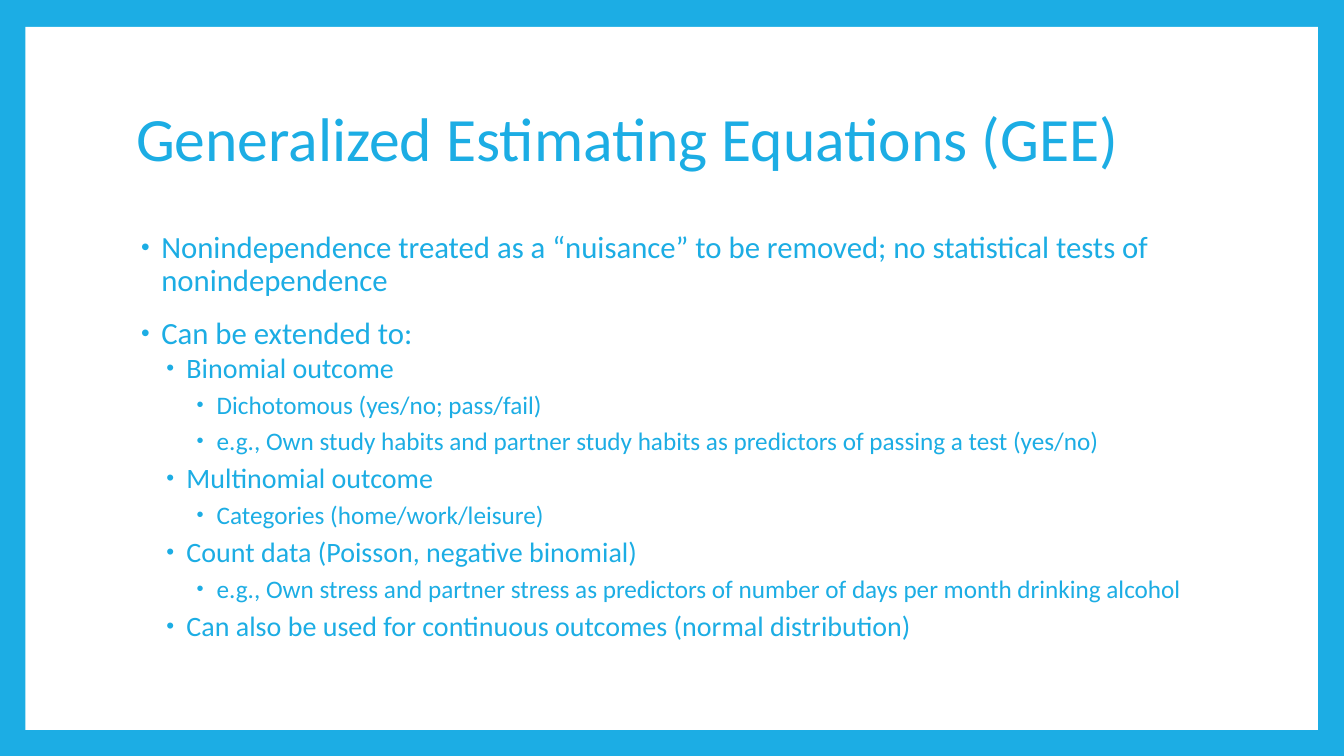
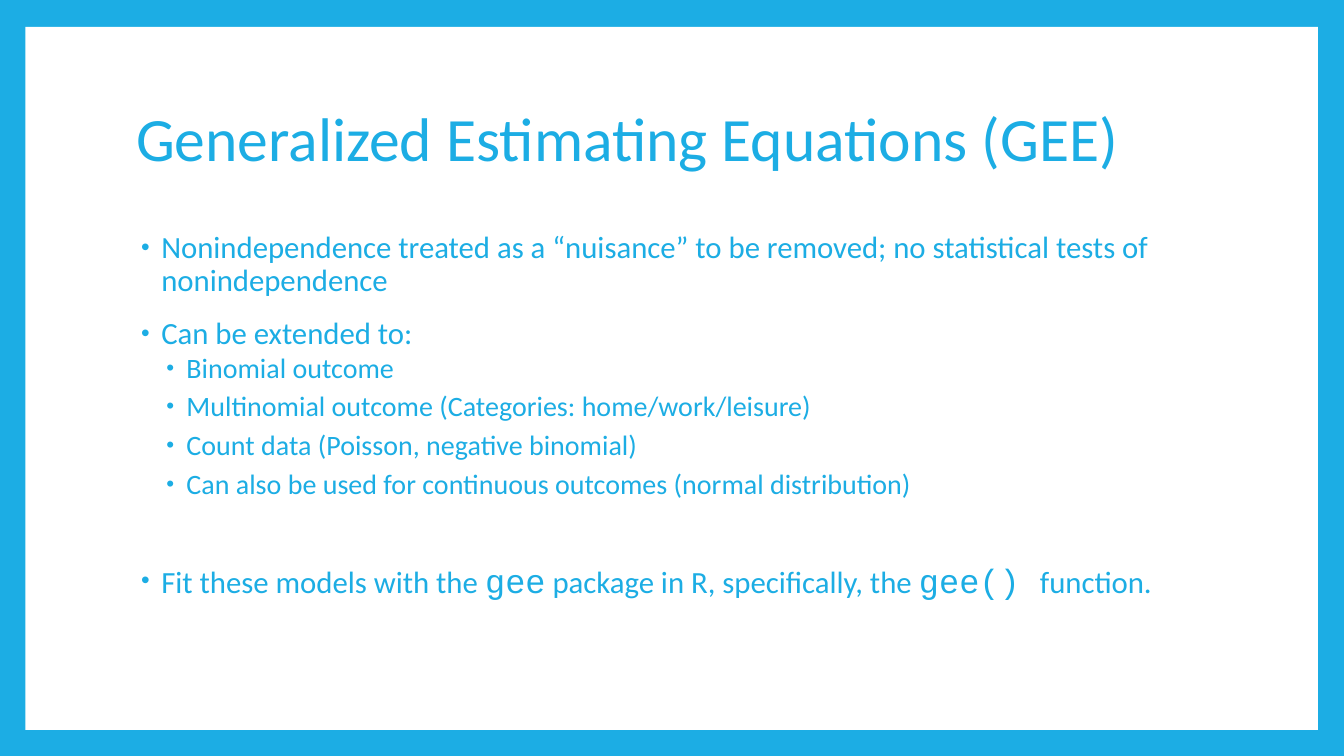
Before and after one commit to RandiLGarcia/2day-dyad-workshop, a slide deck: slide 64 of Day 1/Lecture Slides/Day 1 Slides.pptx (slide 70 before the commit). Drawn at 1344x756 pixels with LibreOffice and Linux fonts; fonts in the diff are those of the drawing. Boxes give left, top, right and bottom in pixels: in the first picture for what was removed or moved away, otherwise in the second. Text is boxed around its words. In the diff, an @@ line names an element or a change of style, - is before the commit and + after.

```diff
--- a/Day 1/Lecture Slides/Day 1 Slides.pptx
+++ b/Day 1/Lecture Slides/Day 1 Slides.pptx
@@ text at box(186, 395, 811, 421): text changed; size 18 to 20 pt @@
-    • Dichotomous (yes/no; pass/fail)
-    • e.g., Own study habits and partner study habits as predictors of passing a test (yes/no)
-  • Multinomial outcome
-    • Categories (home/work/leisure)
+  • Multinomial outcome (Categories: home/work/leisure)
@@ text at box(161, 568, 1152, 600): paragraph added @@
+• Fit these models with the gee package in R, specifically, the gee() function.
@@ text at box(217, 580, 1180, 603): paragraph removed @@
-    • e.g., Own stress and partner stress as predictors of number of days per month drinking alcohol
```
Also in this commit, not shown: 25 other slides changed, 4 slides added, 9 slides removed, 7 other files.
